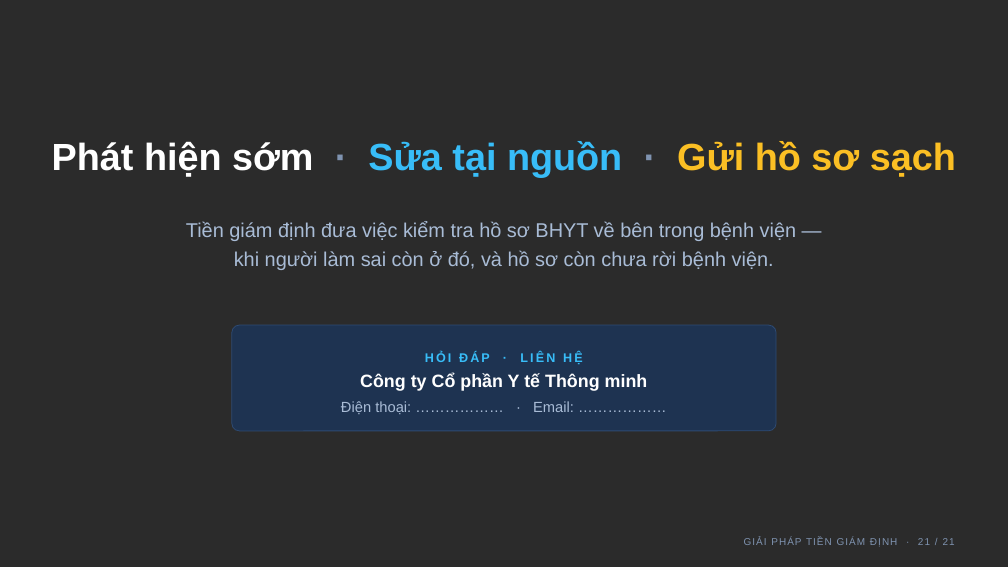
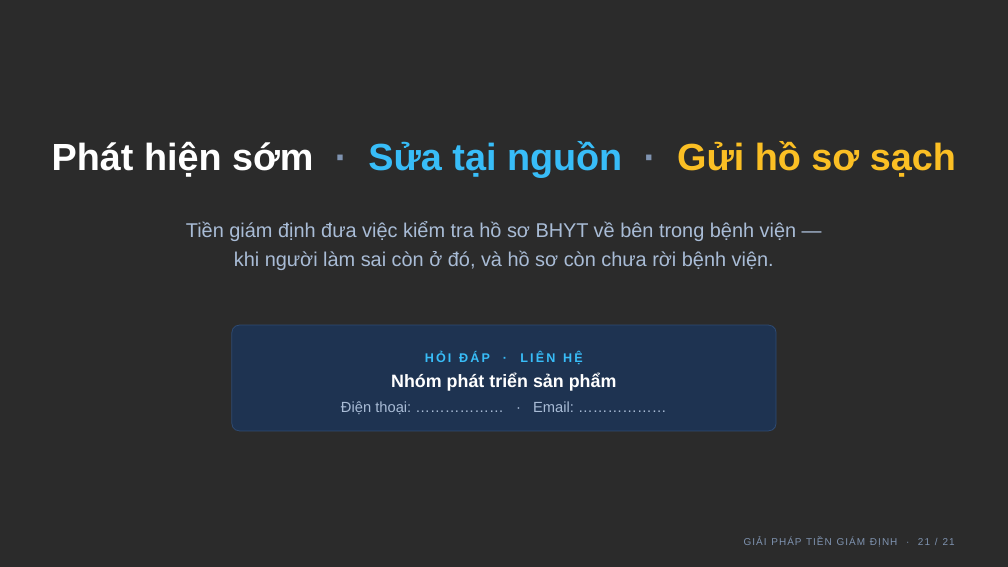
Before and after one commit to tracnn/qlbv_public, a slide deck: slide 21 of docs/dao-tao/Slide-gioi-thieu-Tien-giam-dinh.pptx. Drawn at 1008x567 pixels with LibreOffice and Linux fonts; fonts in the diff are those of the drawing; background and template pictures are left out; a plain dark background stands for a picture behind light text. Boxes give left, top, right and bottom in pixels: in the first picture for what was removed or moved away, otherwise in the second. Text is boxed around its words. In the diff, an @@ line names an element or a change of style, - is before the commit and + after.

```diff
--- a/docs/dao-tao/Slide-gioi-thieu-Tien-giam-dinh.pptx
+++ b/docs/dao-tao/Slide-gioi-thieu-Tien-giam-dinh.pptx
@@ text at (391, 373, 617, 391): text changed @@
-Công ty Cổ phần Y tế Thông minh
+Nhóm phát triển sản phẩm
```
Also in this commit, not shown: 8 other slides changed.
